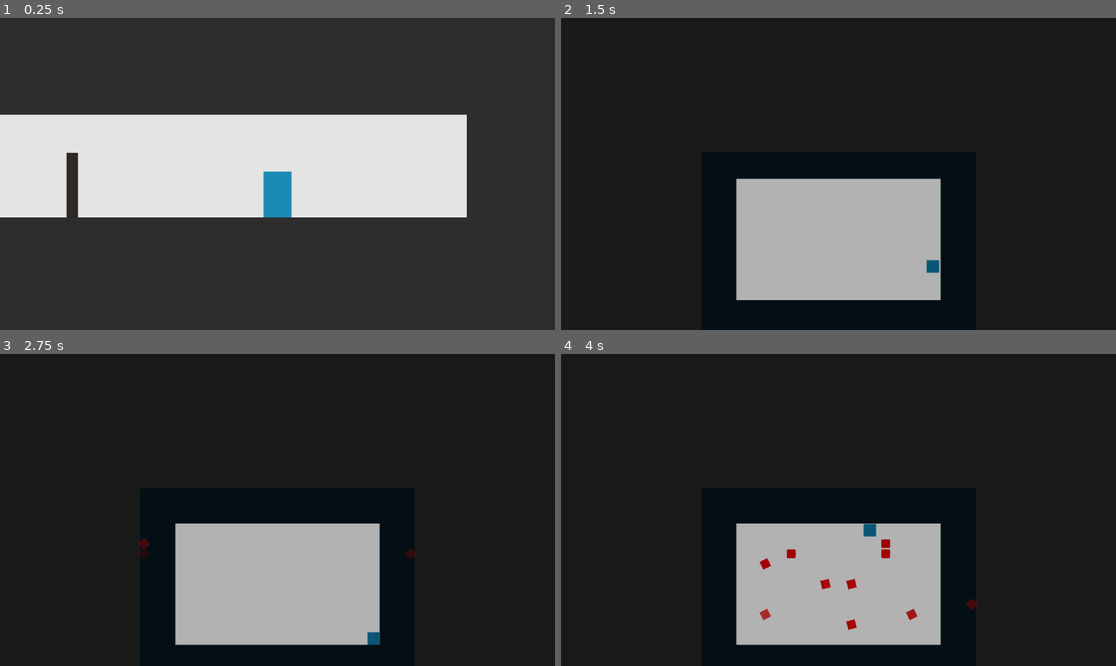
Above: before the commit, frames 1-4 (two rows, left to right).
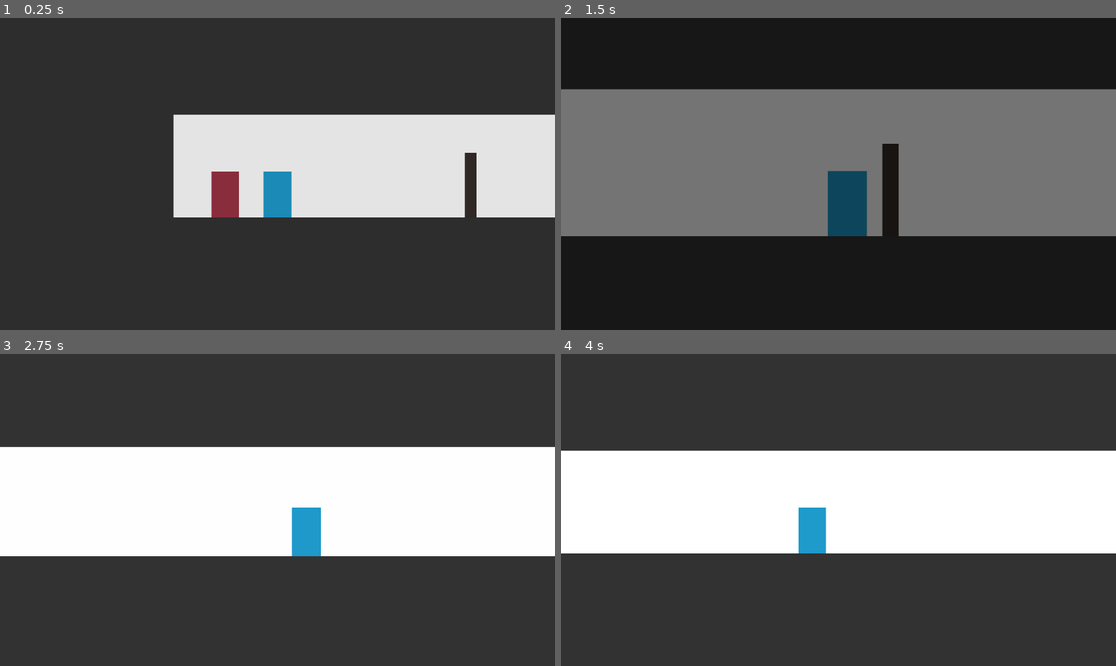
Above: after the commit, the same moments.

Repository: Pilleow/UKENjam2025
Game: Godot game, scene res://assets/scenes/levels/level_1_tutorial.tscn
Same seed, same stepped clock (60 frames per second), same inputs: the game is played once before the commit and once after it.
Inputs:
- Up to frame 1 (0.25 s): no input
- Up to frame 2 (1.5 s): hold D (right) 0.53-1.28 s; tap E (interact) at 0.6, 1.35 s; hold S (down) from 1.28 s (still down)
- Up to frame 3 (2.75 s): release S (down) at 2.03 s; hold D (right) from 2.03 s (still down); tap E (interact) at 2.1 s
- Up to frame 4 (4 s): release D (right) at 2.78 s; hold W (up) 2.78-3.53 s; tap E (interact) at 2.85, 3.6 s; hold A (left) from 3.53 s (still down)

The runs differ from the first frame. In frame 1, 16% of the frame differs, in the area x 0-100%, y 30-64%; in frame 2, 54%; in frame 3, 100%, in the area x 0-100%, y 0-100%; in frame 4, 100%.

Commit message:
upload 2 night 1

Diff:
--- a/assets/global/signalbus.gd
+++ b/assets/global/signalbus.gd
@@ -1,3 +1,5 @@
 extends Node
 
 # tu wszystkie sygnały które powinny być globalnie dostępne
+
+signal undertale_player_not_moving()
--- a/assets/scenes/levels/level_1_tutorial.tscn
+++ b/assets/scenes/levels/level_1_tutorial.tscn
@@ -12,7 +12,7 @@
 position = Vector2(-53, 3)
 
 [node name="Player" parent="." instance=ExtResource("2_pdpju")]
-position = Vector2(570, 4)
+position = Vector2(19, 4)
 
 [node name="Wall" parent="." instance=ExtResource("3_rca2j")]
 position = Vector2(840, 239)
--- a/assets/scenes/prefabs/bullet/bullet.gd
+++ b/assets/scenes/prefabs/bullet/bullet.gd
@@ -15,11 +15,12 @@
 	speed = sp
 
 func _ready():
+	$ColorRect.color.h = float(int(Time.get_ticks_msec()) % 10000) / 10000.0
 	$ColorRect.modulate.a = 0
 
 func _physics_process(delta: float) -> void:
 	if lifetime < lifespan and $ColorRect.modulate.a < 1:
-		$ColorRect.modulate.a = min(1, lifetime)
+		$ColorRect.modulate.a = min(1, lifetime * 4)
 	if lifespan - lifetime < 1:
 		$ColorRect.modulate.a = max(0, lifespan - lifetime)
 	rotate(delta * 8)
--- a/assets/scenes/prefabs/bullet/bullet.tscn
+++ b/assets/scenes/prefabs/bullet/bullet.tscn
@@ -3,7 +3,7 @@
 [ext_resource type="Script" path="res://assets/scenes/prefabs/bullet/bullet.gd" id="1_43e5u"]
 
 [sub_resource type="CircleShape2D" id="CircleShape2D_1s1hv"]
-radius = 9.0
+radius = 8.0
 
 [node name="Bullet" type="Node2D"]
 script = ExtResource("1_43e5u")
@@ -13,7 +13,7 @@
 offset_top = -9.0
 offset_right = 9.0
 offset_bottom = 9.0
-color = Color(0.64, 0, 0, 1)
+color = Color(0.46, 0, 0.00766655, 1)
 
 [node name="Area2D" type="Area2D" parent="."]
 collision_layer = 2
--- a/assets/scenes/prefabs/fight_area/fight_area.gd
+++ b/assets/scenes/prefabs/fight_area/fight_area.gd
@@ -1,62 +1,108 @@
 extends Node2D
 
-@export_range(0.1, 1.0) var bullet_delay: float = 0.4
-@export_range(1.0, 20.0) var bullet_speed: float = 5.0
+@export_range(0.1, 1.0) var bullet_delay: float = 0.2
+@export_range(1.0, 20.0) var bullet_speed: float = 4.5
+@export_range(3, 20) var bullet_groups_to_send = 10
 @onready var player = get_tree().current_scene.find_child("Player")
+@onready var player_undertale = player.find_child("UndertalePlayer")
 @onready var player_undertale_box = player.find_child("UndertaleArea")
 @export_file("*.tscn") var bullet_path = "res://assets/scenes/prefabs/bullet/bullet.tscn"
 @onready var bullet = load(bullet_path)
 
+var active = false
+var bullet_groups_sent = 0
+
+@export_category("Allowed enemy bullet groups")
+@export var HORIZONTAL_CONVERGING: bool = true
+@export var VERTICAL_CONVERGING: bool = true
+@export var LEFT_ARRAY_FROM_TOP: bool = true
+@export var RIGHT_ARRAY_FROM_TOP: bool = true
+#@export var HORIZONTAL_CONVERGING: bool = true
+#@export var HORIZONTAL_CONVERGING: bool = true
+#@export var HORIZONTAL_CONVERGING: bool = true
+#@export var HORIZONTAL_CONVERGING: bool = true
+#@export var HORIZONTAL_CONVERGING: bool = true
+
+func _ready():
+	SignalBus.undertale_player_not_moving.connect(_on_undertale_player_not_moving)
+
+func _on_undertale_player_not_moving():
+	if not (active and bullet_groups_sent < bullet_groups_to_send):
+		return
+	var flip_v = player_undertale.global_position.y < player_undertale_box.size.y
+	create_bullet(
+		Vector2(0, 0), Vector2(0, 1), false, flip_v, bullet_speed * 3,
+		player_undertale.global_position.x - player_undertale_box.global_position.x
+	)
+
+func get_available_bullet_groups():
+	var out = []
+	for nm in Util.BULLET_GROUPS.keys():
+		var b = get(nm)
+		if b == true:
+			out.append(Util.BULLET_GROUPS.get(nm))
+	return out
+
 func interact():
 	player.set_state(Util.PLAYER_STATES.UNDERTALE)
-	await get_tree().create_timer(2.0).timeout
-	var unsent_bgroups = Util.BULLET_GROUPS.values()
-	for i in 10:
-		var bgroup = unsent_bgroups.pick_random()
-		unsent_bgroups.erase(bgroup)
-		launch_bullets_group(bgroup, false, false)
-		if len(unsent_bgroups) == 0:
-			unsent_bgroups = Util.BULLET_GROUPS.values()
+	active = true
+	for i in bullet_groups_to_send:
+		var bgroup = get_available_bullet_groups()
+		var b = bgroup.pick_random()
+		bgroup.erase(b)
+		bullet_groups_sent += 1
+		await launch_bullet_group(b, randf() > 0.5, randf() > 0.5)
+		await get_tree().create_timer(0.4).timeout
+		if len(bgroup) == 0:
+			bgroup = get_available_bullet_groups()
+	await get_tree().create_timer(3.0).timeout
+	active = false
+	player.set_state(Util.PLAYER_STATES.DOWN)
 
-func create_bullet(posr: Vector2, velocity: Vector2, flip_h: bool = false, flip_v: bool = false, speed: float = bullet_speed):
+func create_bullet(posr: Vector2, velocity: Vector2, flip_h: bool = false, flip_v: bool = false, speed: float = bullet_speed, position_override_x = null, position_override_y = null):
 	var pos = Vector2(
 		player_undertale_box.size.x * posr.x,
 		player_undertale_box.size.y * posr.y
 	)
 	if posr.x == 0:
-		pos.x -= 100
+		pos.x -= 120
 	elif posr.x == 1:
-		pos.x += 100
+		pos.x += 120
 	if posr.y == 0:
-		pos.y -= 100
+		pos.y -= 120
 	elif posr.y == 1:
-		pos.y += 100
+		pos.y += 120
 	var inst = bullet.instantiate()
 	if flip_h:
 		pos.x = 1 - pos.x
 		velocity.x *= -1
+		pos.x += player_undertale_box.size.x
 	if flip_v:
 		pos.y = 1 - pos.y
 		velocity.y *= -1
+		pos.y += player_undertale_box.size.y
+	if position_override_x:
+		pos.x = position_override_x
+	if position_override_y:
+		pos.y = position_override_y
 	inst.set_initial(pos, velocity, speed)
 	player_undertale_box.add_child(inst)
 
-
-func launch_bullets_group(groupName: Util.BULLET_GROUPS, flip_h: bool, flip_v: bool):
+func launch_bullet_group(groupName: Util.BULLET_GROUPS, flip_h: bool, flip_v: bool):
 	match groupName:
 		Util.BULLET_GROUPS.HORIZONTAL_CONVERGING:
-			for i in range(1, 6):
-				var t = i / 6.0
+			for i in range(1, 5):
+				var t = i / 5.0
 				create_bullet(Vector2(0, t), Vector2(1, 0), flip_h, flip_v)
 				await get_tree().create_timer(bullet_delay).timeout
 				create_bullet(Vector2(1, 1 - t), Vector2(-1, 0), flip_h, flip_v)
 				await get_tree().create_timer(bullet_delay).timeout
 		Util.BULLET_GROUPS.VERTICAL_CONVERGING:
-			for i in range(1, 6):
-				var t = i / 6.0
-				create_bullet(Vector2(0, t), Vector2(1, 0), flip_h, flip_v)
+			for i in range(1, 5):
+				var t = i / 5.0
+				create_bullet(Vector2(t, 0), Vector2(0, 1), flip_h, flip_v)
 				await get_tree().create_timer(bullet_delay).timeout
-				create_bullet(Vector2(1, 1 - t), Vector2(-1, 0), flip_h, flip_v)
+				create_bullet(Vector2(1 - t, 1), Vector2(0, -1), flip_h, flip_v)
 				await get_tree().create_timer(bullet_delay).timeout
 		Util.BULLET_GROUPS.LEFT_ARRAY_FROM_TOP:
 			for i in range(1, 4):
--- a/assets/scenes/prefabs/player/player.tscn
+++ b/assets/scenes/prefabs/player/player.tscn
@@ -6,7 +6,7 @@
 [ext_resource type="Script" path="res://assets/scenes/prefabs/player/player_undertale.gd" id="2_g5gmb"]
 
 [sub_resource type="CircleShape2D" id="CircleShape2D_e5qll"]
-radius = 13.0
+radius = 12.0
 
 [sub_resource type="RectangleShape2D" id="RectangleShape2D_ggur1"]
 size = Vector2(68, 364)
--- a/assets/scenes/prefabs/player/player_undertale.gd
+++ b/assets/scenes/prefabs/player/player_undertale.gd
@@ -1,6 +1,10 @@
 extends CharacterBody2D
 
 const SPEED = 300.0
+const NOTIFY_AFK_AFTER_SECONDS = 2.0
+
+var time_since_player_moved : float = 0.0
+var notified = false
 
 var hp = 1.0
 
@@ -14,17 +18,28 @@
 
 func _physics_process(delta: float) -> void:
 	if player_master.player_state != Util.PLAYER_STATES.UNDERTALE:
+		time_since_player_moved = 0
 		return
+
+	time_since_player_moved += delta
+	if time_since_player_moved > NOTIFY_AFK_AFTER_SECONDS:
+		if not notified:
+			SignalBus.undertale_player_not_moving.emit()
+			notified = true
+	else:
+		notified = false
 
 	var direction_x := Input.get_axis("left", "right")
 	if direction_x:
 		velocity.x = direction_x * SPEED
+		time_since_player_moved = 0
 	else:
 		velocity.x = move_toward(velocity.x, 0, SPEED)
 
 	var direction_y := Input.get_axis("up", "down")
 	if direction_y:
 		velocity.y = direction_y * SPEED
+		time_since_player_moved = 0
 	else:
 		velocity.y = move_toward(velocity.y, 0, SPEED)
 
